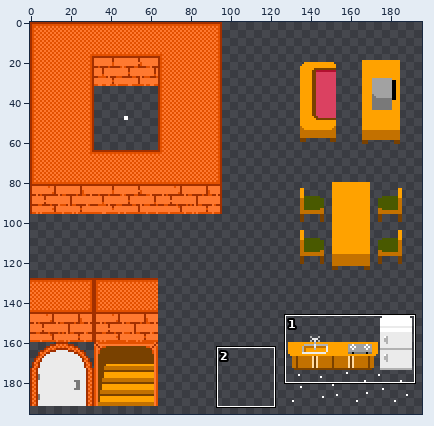
Sprite sheet, stored at Assets/Sprites/Character and Tileset/Prologue_Scene_Tileset.png. The first picture is a wide view before the edit; the outline marks the close-up.
Close-up. The starting point:
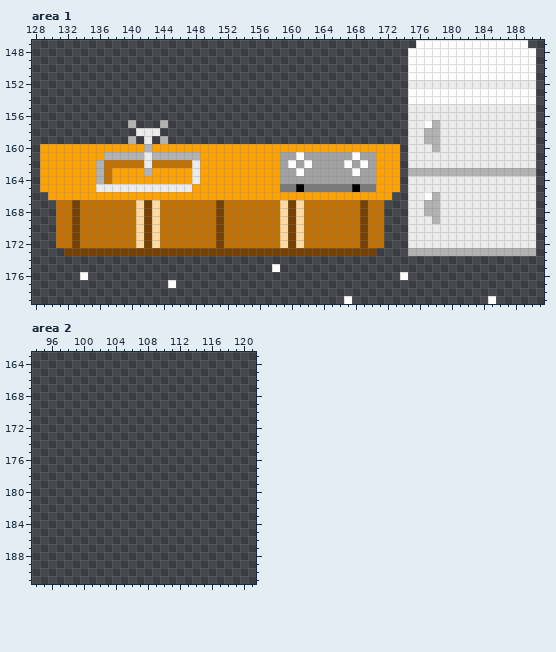
The file is 224x224 pixels. Shown: area 1: x 128..191, y 147..179; area 2: x 94..121, y 163..191. The wide view leaves out empty margins.
The result:
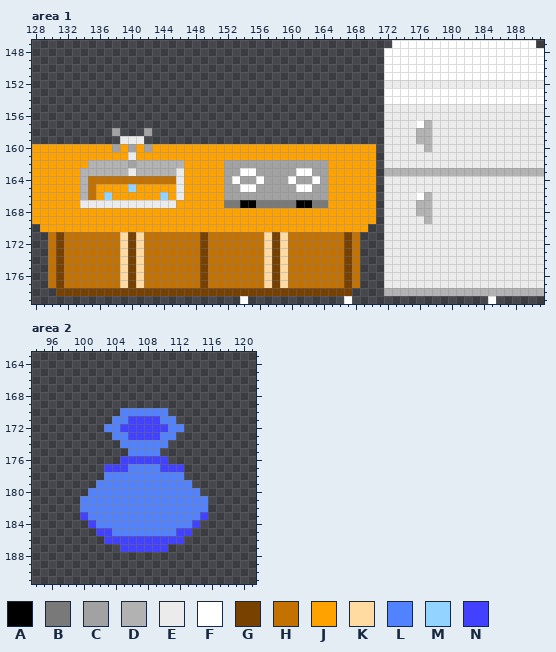
Palette (. is transparent): A #000000  B #797979  C #a2a2a2  D #b2b2b2  E #ebebeb  F #ffffff  G #794100  H #c37100  J #ffa200  K #ffdba2  L #5182ff  M #92d3ff  N #4141ff
Edits made:
Changed rows in their new state; - is an unchanged pixel.
Area 1:
first column x 128:
147 ---------------------------------------------FFF--------------F-
148 --------------------------------------------FFF----------------F
149 --------------------------------------------FFF----------------F
150 --------------------------------------------FFF----------------F
151 --------------------------------------------FFF----------------F
152 --------------------------------------------EEE----------------E
153 --------------------------------------------FFF----------------F
154 --------------------------------------------FFF----------------F
155 --------------------------------------------EEE----------------E
156 --------------------------------------------EEE----------------E
157 ------------.---.---------------------------EEE-FDE------------E
158 ----------C--.C.----------------------------EEE-D-E------------E
159 -----------EEE.-.---------------------------EEE-D-E------------E
160 J---------C-C-C----------------------------.EEE--DE------------E
161 J--------JJJEJJJJJJJJ----------JJJJJJJJJJJJ.EEE----------------E
162 J------D-DDDCDDDDDDJJ---CCCCCCC-C-C--JJJJJJ.EEE----------------E
163 J-----DD-DDDED-DDDE-J---CCFFCCC---F--JJJJJJ.DDD----------------D
164 J-----DHH-HHHHHHHHE-J---CFCCFCC-F--F-JJJJJJ.EEE----------------E
165 J-----DHJJJJMJJJJJ-J----CCFFCCCCCFFCCJJJJJJ.EEE----------------E
166 JJ----DH-M------M-E-----CCCCCCCCCCCCC------.EEE-FDE------------E
167 JJJJJJEEEEEEEEEEEEJJJJJJBBAABBBBBAABBJJJJJJ.EEE-D-E------------E
168 JJJJJJJJJJJJJJJJJJJJJJJJJJJJJJJJJJJJJJJJJJJ.EEE-D-E------------E
169 JJJJJJJJJJJJJJJJJJJJJJJJJJJJJJJJJJJJJJJJJJJ.EEE--DE------------E
170 -JJJJJJJJJJJJJJJJJJJJJJJJJJJJJJJJJJJJJJJJJ..EEE----------------E
171 --HG-H-----KG-HH-----G-H-----KG-HH-----G-...EEE----------------E
172 --HG-H-----KG-HH-----G-H-----KG-HH-----G-...EEE----------------E
173 --HGHHHHHHHK-KHHHHHHH-HHHHHHHK-KHHHHHHH-H..-EEEEEEEEEEEEEEEEEEEE
174 --HGHHHHHHHKGKHHHHHHHGHHHHHHHKGKHHHHHHHGH---EEEEEEEEEEEEEEEEEEEE
175 --HGHHHHHHHKGKHHHHHHHGHHHHHHHKGKHHHHHHHGH---EEEEEEEEEEEEEEEEEEEE
176 --HGHHHHHHHKGKHHHHHHHGHHHHHHHKGKHHHHHHHGH---EEEEEEEEEEEEEEEEEEEE
177 --HGHHHHHHHKGKHHHHHHHGHHHHHHHKGKHHHHHHHGH---EEEEEEEEEEEEEEEEEEEE
178 ---GGGGGGGGGGGGGGGGGGGGGGGGGGGGGGGGGGGGG----DDDDDDDDDDDDDDDDDDDD
179 --------------------------F-------------------------------------
Area 2:
first column x 100:
170 -----LLLLLL-----
171 ----LLNNNNLL----
172 ---LLNNNNNNLL---
173 ----LLNNNNLL----
174 -----LLLLLL-----
175 ------LLLL------
176 -----NNNNNN-----
177 ---NNNLLLLNNN---
178 ---LLLLLLLLLL---
179 --LLLLLLLLLLLL--
180 -LLLLLLLLLLLLLL-
181 LLLLLLLLLLLLLLLL
182 LLLLLLLLLLLLLLLL
183 NLLLLLLLLLLLLLLN
184 -NLLLLLLLLLLLLN-
185 --NNLLLLLLLLNN--
186 ---NNNNNNNNNN---
187 -----NNNNNN-----
Boxes around the changes in both close-ups, in picture pixels (x1, y1, x2, y2):
changed: (32, 40, 544, 304)
added: (80, 408, 208, 552)
